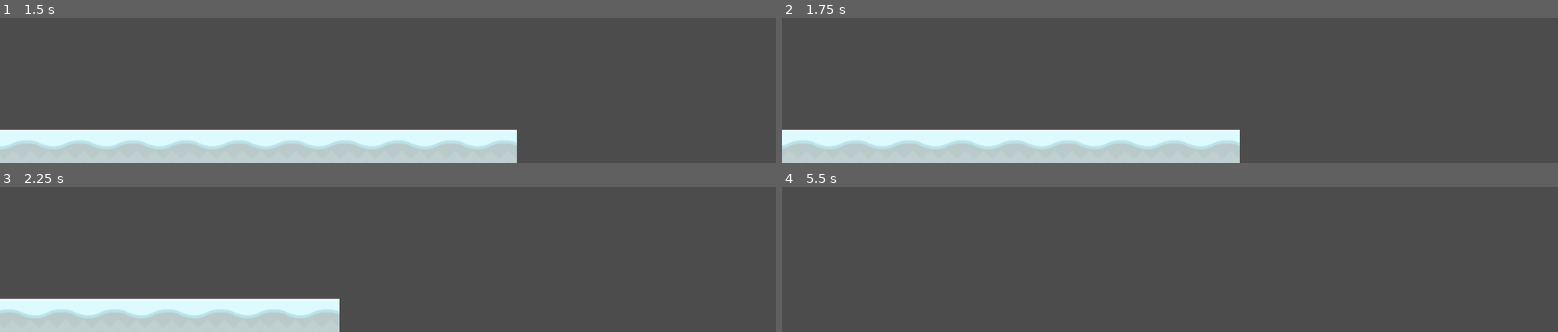
Above: before the commit, frames 1-4 (two rows, left to right).
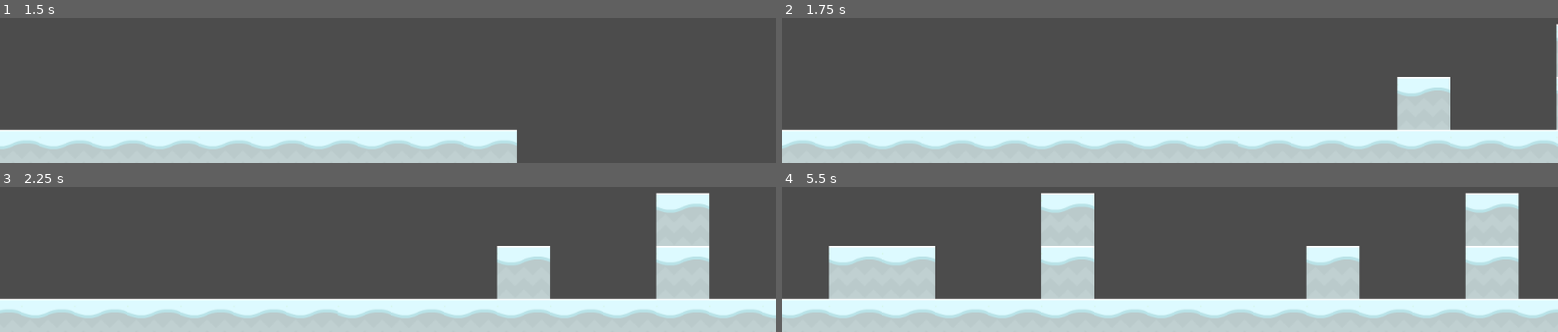
Above: after the commit, the same moments.

Repository: AngelOnFira/uottawa-game-jam
Game: Godot game, scene res://Scenes/GameScene.tscn
Two runs of this game, one before a commit and one after it. Both use one fixed random seed, a clock stepped at 60 frames per second and the inputs below.
Inputs:
- Up to frame 1 (1.5 s): no input
- Up to frame 2 (1.75 s): no input
- Up to frame 3 (2.25 s): no input
- Up to frame 4 (5.5 s): no input

Frame 1 is identical in both runs. In frame 2, 12% of the frame differs, in the area x 59-100%, y 4-100%; in frame 3, 21%; in frame 4, 41%, in the area x 0-100%, y 4-100%.

Commit message:
stick chunks together

Diff:
--- a/game-jam/Scripts/Map.gd
+++ b/game-jam/Scripts/Map.gd
@@ -10,18 +10,20 @@
 var nextChunk
 var lastChunk
 var currentChunk
-var numLoadedChunk = 1
+var numLoadedChunk = 0
 var startChunk = preload("../Scenes/Chunks/startChunk.tscn")
 
 
 func _ready():
-#	_preload_chunks()
+	_preload_chunks()
 	self.add_child(startChunk.instance())
+	currentChunk = startChunk.instance()
 
 func _process(delta):
-	var camX = int(self.position.x) % chunkSize
+	var camX = int($Camera.position.x) % chunkSize
 
 	if (camX > 500 and mid == false):
+
 		mid = true
 		_delete_last_chunk()
 		_load_next_chunk()
@@ -30,19 +32,22 @@
 		mid = false
 
 func _load_next_chunk():
+
 	var thisChunk
 	var random = randi() % chunks.size() - 1
 	lastChunk = currentChunk
 	currentChunk = nextChunk
-	nextChunk = chunks[random]
+	nextChunk = chunks[random].instance()
 	numLoadedChunk +=1
 	nextChunk.position.x = numLoadedChunk * 1050
+	self.add_child(nextChunk)
 
 func _delete_last_chunk():
-	lastChunk.queue_free()
+	if lastChunk:
+		lastChunk.queue_free()
 
 func _preload_chunks():
-	var path = "../Scenes/Chunks/"
+	var path = "Scenes/Chunks/"
 	var dir = Directory.new()
 	dir.open(path)
 	dir.list_dir_begin()
@@ -51,6 +56,9 @@
 		var file = dir.get_next()
 		if file == "":
 			break
-		elif not file.begins_with(".") or not file.begins_with("start"):
-			chunks.append(load(file))
+		elif file.begins_with("Chunk"):
+			print("../Scenes/Chunks/" + file)
+			chunks.append(load("res://Scenes/Chunks/" + file))
+
 	dir.list_dir_end()
+	print (chunks)
